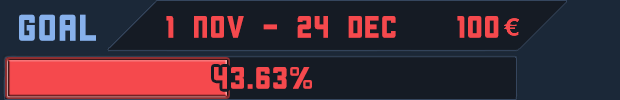
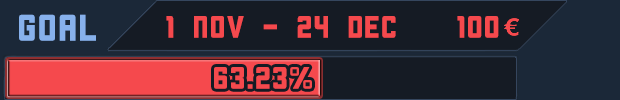
Comparing the layer stacks of the two 620 x 100 images. Changes:
renamed "43.63%" to "63.23%", painted on it over [214,67,312,89]
renamed "Layer 8 copy" to "Layer 8 copy 2", showed it, painted on it over [9,60,320,96]
removed layer "Layer 8 copy 3" over [9,60,227,96]
